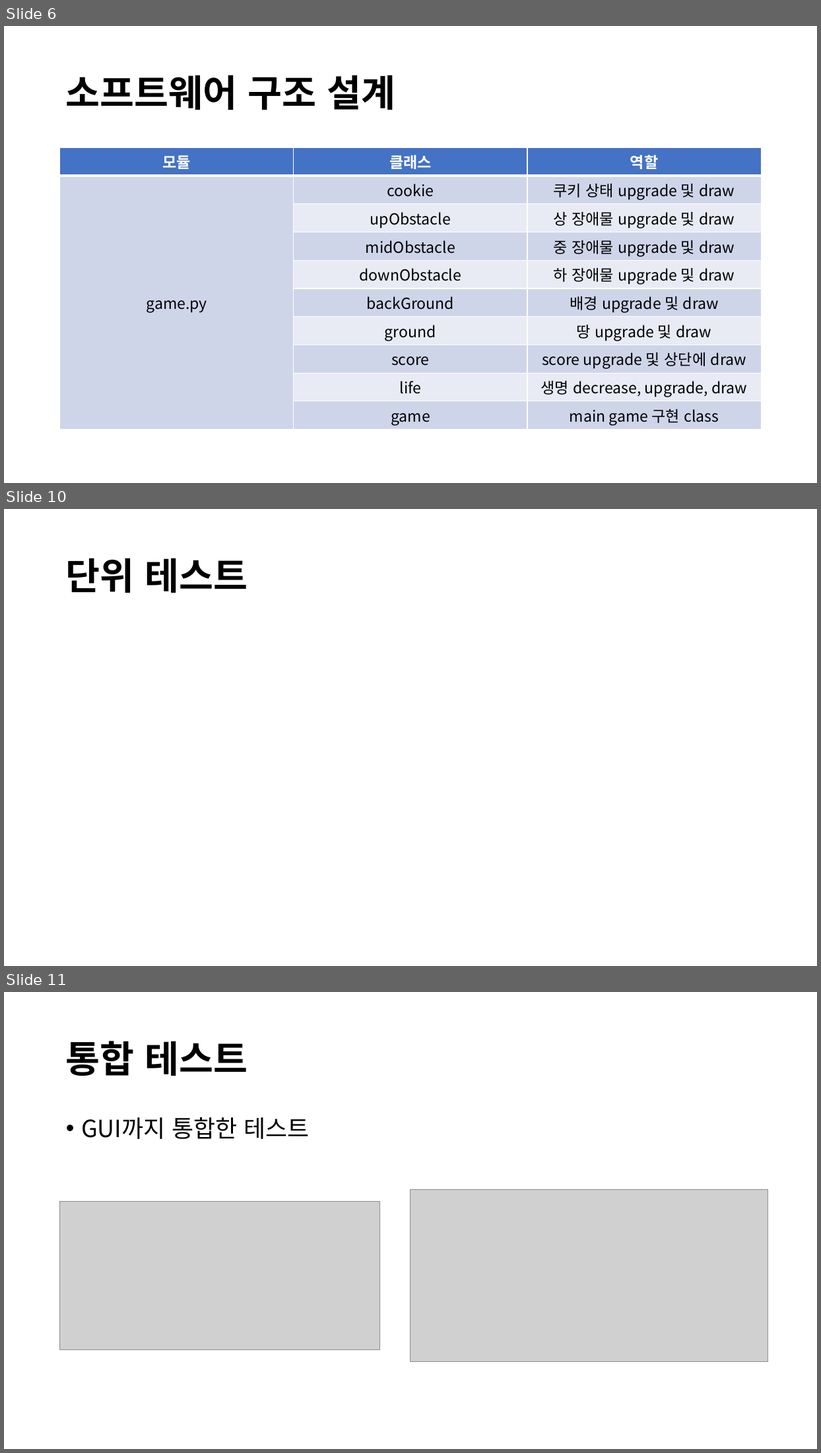
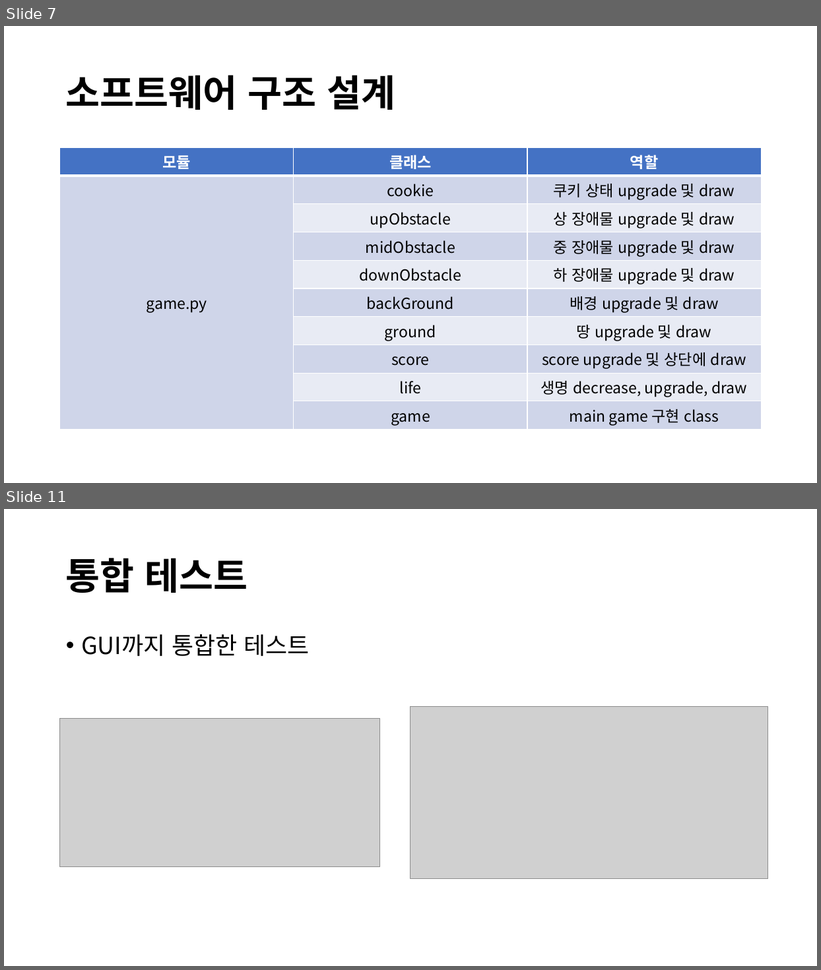
Before and after one commit to gee2450/swp2_ADproject, a slide deck: AD산출물.pptx. Shown one above the other, each under a label of ours: slides 6, 10 and 11 before the commit, slides 7 and 11 after it; the slides between them are not shown. The pictures are 821x1453 and 821x970 pixels, drawn with LibreOffice and Linux fonts; fonts in the diff are those of the drawing; grey boxes stand for pictures. Boxes give left, top, right and bottom in pixels: in the first picture for what was removed or moved away, otherwise in the second. Text is boxed around its words. In the diff, an @@ line names an element or a change of style, - is before the commit and + after.

```diff
--- a/AD산출물.pptx
+++ b/AD산출물.pptx
@@ slide 10 removed at [4, 509, 817, 966], background #FFFFFF @@
@@ title removed at [66, 558, 248, 593] @@
-단위 테스트
@@ what was slide 6 is now slide 7 @@
```
Also in this commit, not shown: 2 slides changed, 3 slides added, 1 other slide removed.
